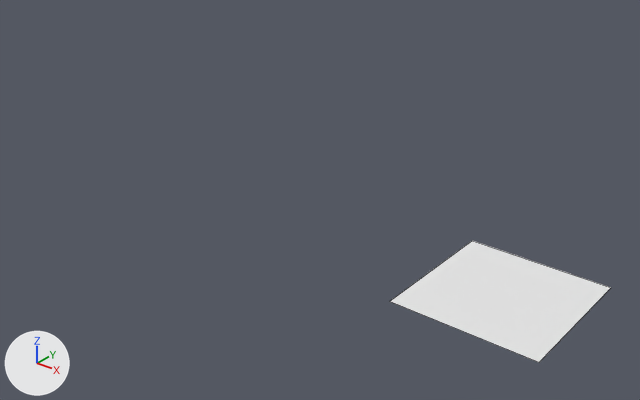
What one commit did to the Blender file LightArm/blender/rgb_white_quad_light.blend.
Rendered twice from a camera (50 mm lens) standing at (38.3, -76.8, 48.4) and looking at (-19.1, -4.9, 3.9). The axes (+X, +Y, +Z) are drawn at lower left. The lights are the same throughout. Mesh edges are drawn as thin lines.

Before the edit, the objects in view are built like this:
```python
me_plane = bpy.data.meshes.new('Plane')
me_plane.from_pydata([(-1.0, -3.21, 0.0), (3.18, -3.21, 0.0), (-1.0, 1.0, 0.0), (3.18, 1.0, 0.0)], [], [(0, 1, 3, 2)])
me_plane.materials.append(mat_material)  # white #e7e7e7
ob_plane = bpy.data.objects.new('Plane', me_plane)
ob_plane.location = (0.0, 0.0, 0.0)
ob_plane.scale = (3.93, 3.93, 3.93)
```
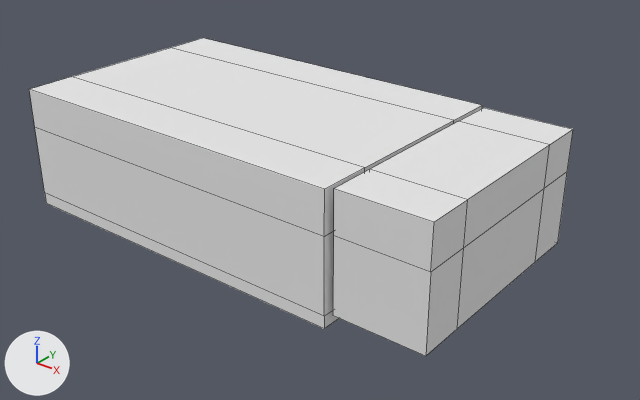
The edits, one by one:
me_plane is used by ob_plane; location (0.0, 0.0, 0.0); scale (3.93, 3.93, 3.93).
me_plane had 4 vertices, 1 face and spanned x -1.0..3.18, y -3.21..1.0, z 0.0.
me_plane now has 56 vertices, 54 faces and spans x -1.0..13.42, y -4.81..2.6, z -0.37..3.51.
Part 1, on me_plane:
2 vertices are removed from x 3.18, y -3.21..1.0, z 0.0.
1 face is deleted.
26 vertices are added at x -1.0..13.42, y -4.81..2.43, z -0.37..3.51.
16 new vertices lie (0.0, 1.6, 0.0) away from vertices in x 1.89..13.42, y -4.81..1.0, z -0.37..3.51.
6 new vertices lie (0.0, 0.0, 1.25) away from vertices in x -1.0..1.74, y -3.21..2.43, z 2.26.
6 new vertices lie (0.0, -1.43, 0.0) away from vertices in x -1.0..1.74, y -3.21, z 0.0..3.51.
54 new faces join them.
Object 'Plane' (ob_plane) is rescaled from (3.93, 3.93, 3.93) to (-3.93, 3.93, 3.93).

Location of each change, [x1, y1, x2, y2] in pixels of the pictures (640 x 400 px):
'Plane', reshaped, rescaled (145% wider, 161% taller): before [390, 241, 611, 362]; after [29, 38, 573, 356]
